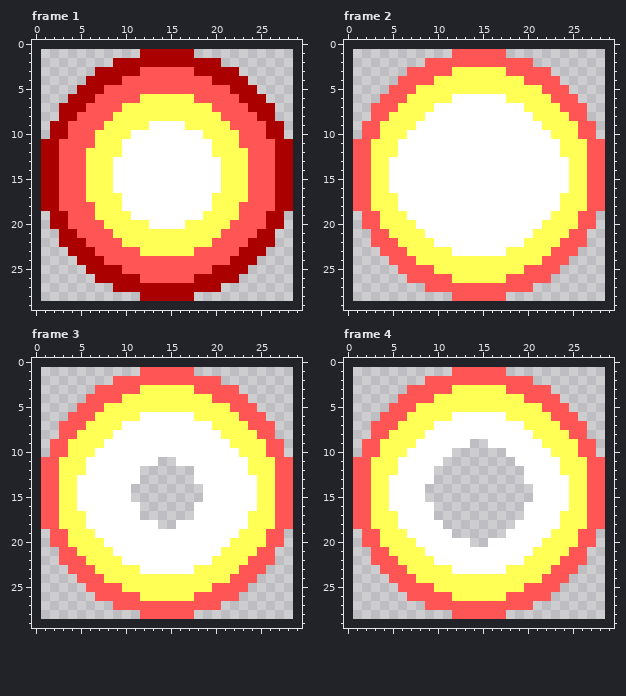
Pixel-art file -- resources/sprites/original/effects/big-explosion.ase. Above is the file before it was changed.
28x28 pixels, 7 frames. Shown: frame 1, frame 2, frame 3, frame 4. The old version is drawn lined up with the new one, on the new canvas. The commit also changed other frames, which this record leaves out.
After the commit:
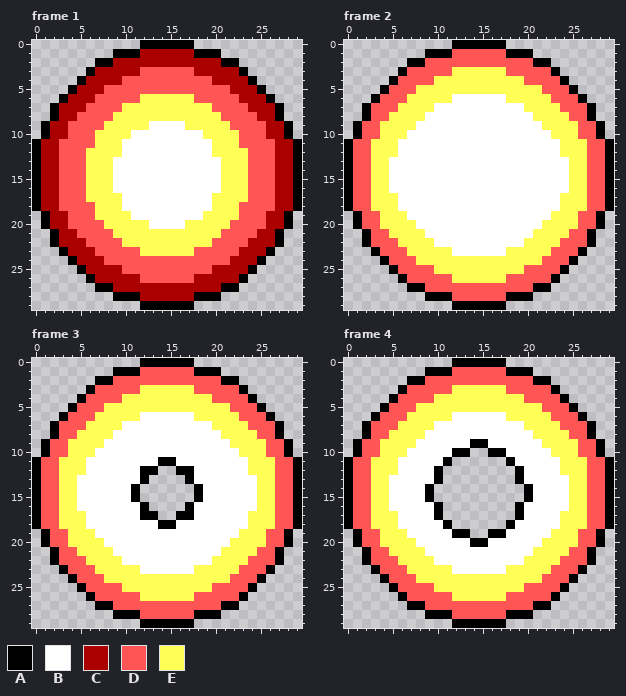
Palette (. is transparent): A #000000  B #ffffff  C #aa0000  D #ff5555  E #ffff55
From old to new:
canvas 28x28 -> 30x30, the old top-left corner now at 1,1
Frame 1:
Colour A now appears in row 0 at x 12 to 17; in row 1 at x 9 to 11 and 18 to 20; in row 2 at x 7 to 8 and 21 to 22; in row 3 at x 6 and 23; in row 4 at x 5 and 24; in row 5 at x 4 and 25.
Colour A now appears in row 6 at x 3 and 26; in rows 7 to 8 at x 2 and 27; in rows 9 to 10 at x 1 and 28; in rows 11 to 18 at x 0 and 29; in rows 19 to 20 at x 1 and 28; in rows 21 to 22 at x 2 and 27.
Colour A now appears in row 23 at x 3 and 26; in row 24 at x 4 and 25; in row 25 at x 5 and 24; in row 26 at x 6 and 23; in row 27 at x 7 to 8 and 21 to 22; in row 28 at x 9 to 11 and 18 to 20.
Colour A now appears in row 29 at x 12 to 17.
Frame 2: the same change as frame 1
Frame 3:
Colour A now appears in row 0 at x 12 to 17; in row 1 at x 9 to 11 and 18 to 20; in row 2 at x 7 to 8 and 21 to 22; in row 3 at x 6 and 23; in row 4 at x 5 and 24; in row 5 at x 4 and 25.
Colour A now appears in row 6 at x 3 and 26; in rows 7 to 8 at x 2 and 27; in rows 9 to 10 at x 1 and 28; in row 11 at x 0, 14 to 15 and 29; in row 12 at x 0, 12 to 13, 16 to 17 and 29; in row 13 at x 0, 12, 17 and 29.
Colour A now appears in rows 14 to 15 at x 0, 11, 18 and 29; in row 16 at x 0, 12, 17 and 29; in row 17 at x 0, 12 to 13, 16 to 17 and 29; in row 18 at x 0, 14 to 15 and 29; in rows 19 to 20 at x 1 and 28; in rows 21 to 22 at x 2 and 27.
Colour A now appears in row 23 at x 3 and 26; in row 24 at x 4 and 25; in row 25 at x 5 and 24; in row 26 at x 6 and 23; in row 27 at x 7 to 8 and 21 to 22; in row 28 at x 9 to 11 and 18 to 20.
Colour A now appears in row 29 at x 12 to 17.
Frame 4:
Colour A now appears in row 0 at x 12 to 17; in row 1 at x 9 to 11 and 18 to 20; in row 2 at x 7 to 8 and 21 to 22; in row 3 at x 6 and 23; in row 4 at x 5 and 24; in row 5 at x 4 and 25.
Colour A now appears in row 6 at x 3 and 26; in rows 7 to 8 at x 2 and 27; in row 9 at x 1, 14 to 15 and 28; in row 10 at x 1, 12 to 13, 16 to 17 and 28; in row 11 at x 0, 11, 18 and 29; in rows 12 to 13 at x 0, 10, 19 and 29.
Colour A now appears in rows 14 to 15 at x 0, 9, 20 and 29; in rows 16 to 17 at x 0, 10, 19 and 29; in row 18 at x 0, 11, 18 and 29; in row 19 at x 1, 12 to 13, 16 to 17 and 28; in row 20 at x 1, 14 to 15 and 28; in rows 21 to 22 at x 2 and 27.
Colour A now appears in row 23 at x 3 and 26; in row 24 at x 4 and 25; in row 25 at x 5 and 24; in row 26 at x 6 and 23; in row 27 at x 7 to 8 and 21 to 22; in row 28 at x 9 to 11 and 18 to 20.
Colour A now appears in row 29 at x 12 to 17.
